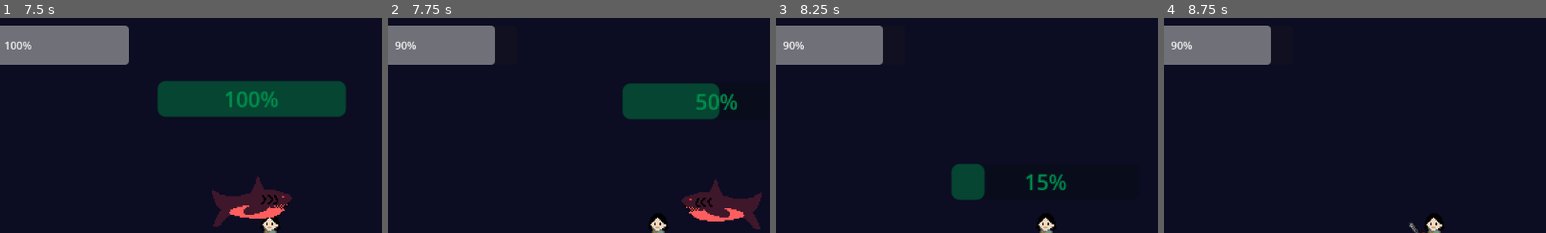
Above: before the commit, frames 1-4 (left to right).
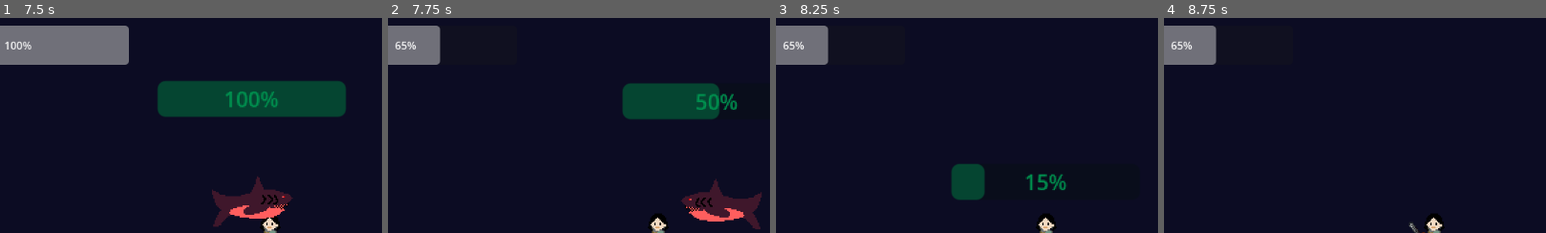
Above: after the commit, the same moments.

Repository: vilu350/Flying-Cats-Studio
Game: Godot game, scene res://scenes/main_menu.tscn
The game is run twice, just before and just after one commit, with the same random seed, the same clock (stepped at 60 frames per second) and the same inputs. The engine's default icon, where the game draws it, is replaced by a stand-in: a white triangle on a blue panel in a dark square.
Inputs (mouse positions are % of the whole screen's width and height, from its top left):
- Up to frame 1 (7.5 s): click "Enter" at 0.5 s; tap Enter at 1.25 s; move the mouse to (72, 45) at 1.27 s; press the mouse at (72, 45) at 1.28 s; hold D (move_right) 1.28-2 s; release the mouse at (72, 45) at 2 s; drag from (30, 55) to (50, 50) at 2.02 s; tap Space at 2.75 s; move the mouse to (60, 28) at 2.77 s; press the mouse at (60, 28) at 2.78 s; hold D (move_right) 2.78-3.5 s; release the mouse at (60, 28) at 3.5 s; drag from (45, 70) to (20, 35) at 3.52 s; move the mouse to (80, 65) at 4.27 s; press the mouse at (80, 65) at 4.28 s; hold A (move_left) 4.28-5 s; release the mouse at (80, 65) at 5 s; drag from (20, 35) to (35, 25) at 5.02 s; move the mouse to (55, 50) at 5.77 s; press the mouse at (55, 50) at 5.78 s; hold Down (move_down) 5.78-6.5 s; release the mouse at (55, 50) at 6.5 s; drag from (35, 25) to (49, 53) at 6.52 s; move the mouse to (72, 45) at 7.27 s; press the mouse at (72, 45) at 7.28 s; hold Up (move_up) from 7.28 s (still down)
- Up to frame 2 (7.75 s): keep holding Up (move_up)
- Up to frame 3 (8.25 s): release Up (move_up) at 8 s; release the mouse at (72, 45) at 8 s; drag from (30, 55) to (54, 62) at 8.02 s
- Up to frame 4 (8.75 s): no input
The pictures show only the part of the screen within x 15-65%, y 0-50%; the shares and areas given below are measured in that part.

Frame 1 is identical in both runs. In frame 2, 2.7% of the frame differs, in the area x 2-28%, y 3-22%; in frame 3, 2.7%; in frame 4, 2.7%.

Commit message:
Labeled Unused Scene

Diff:
--- a/flying-cats-studio/scenes/map.tscn
+++ b/flying-cats-studio/scenes/map(NOT_USED).tscn
@@ -3,7 +3,7 @@
 [ext_resource type="PackedScene" uid="uid://c6jdy63yw6711" path="res://scenes/maze_map.tscn" id="1_4xfga"]
 [ext_resource type="PackedScene" uid="uid://c3t26ejgfvyr1" path="res://scenes/Player.tscn" id="3_gldc4"]
 
-[node name="Map" type="Node2D"]
+[node name="Map (NOT USED)" type="Node2D"]
 
 [node name="Maze Map" parent="." instance=ExtResource("1_4xfga")]
 
--- a/flying-cats-studio/scripts/player.gd
+++ b/flying-cats-studio/scripts/player.gd
@@ -100,7 +100,7 @@
 	pass
 
 func hurtByEnemy(area):
-	currentHealth -= 10
+	currentHealth -= 35
 	if currentHealth < 0:
 		die()
 
@@ -116,8 +116,7 @@
 	isHurt = false
 
 func die() -> void:
-	if get_tree():
-		get_tree().reload_current_scene()
+	get_tree().reload_current_scene()
 
 func knockback(enemyVelocity: Vector2):
 	var knockbackDirection = (enemyVelocity - velocity).normalized() * knockbackPower
